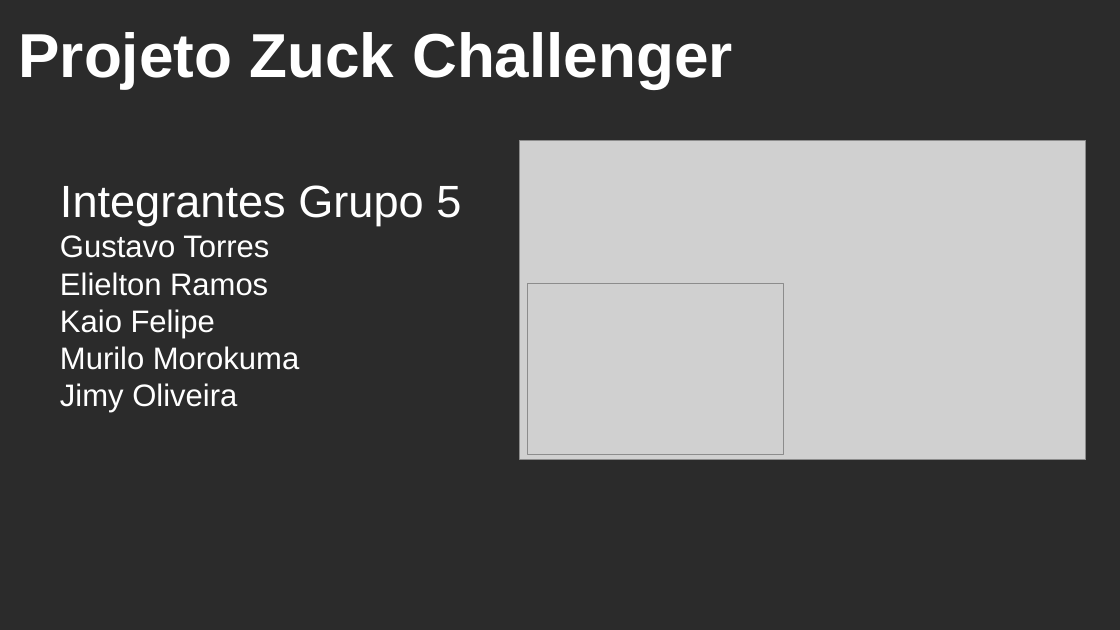
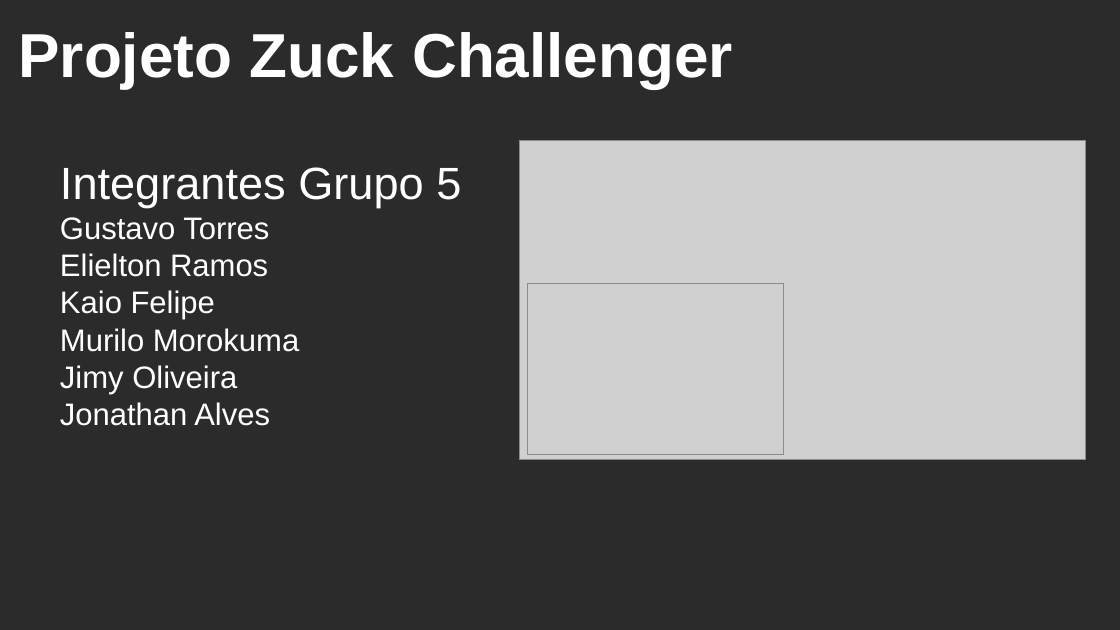
Before and after one commit to ElieltonRamos/trybe-exercicios, a slide deck: slide 1 of SoftSkills/Projeto Zuck Challenger.odp. Drawn at 1120x630 pixels with LibreOffice and Linux fonts; fonts in the diff are those of the drawing; grey boxes stand for pictures; background and template pictures are left out; a plain dark background stands for a picture behind light text. Boxes give left, top, right and bottom in pixels: in the first picture for what was removed or moved away, otherwise in the second. Text is boxed around its words. In the diff, an @@ line names an element or a change of style, - is before the commit and + after.

```diff
--- a/SoftSkills/Projeto Zuck Challenger.odp
+++ b/SoftSkills/Projeto Zuck Challenger.odp
@@ subtitle at (60, 402, 270, 426): paragraph added @@
+Jonathan Alves
```
Also in this commit, not shown: 1 other file.
